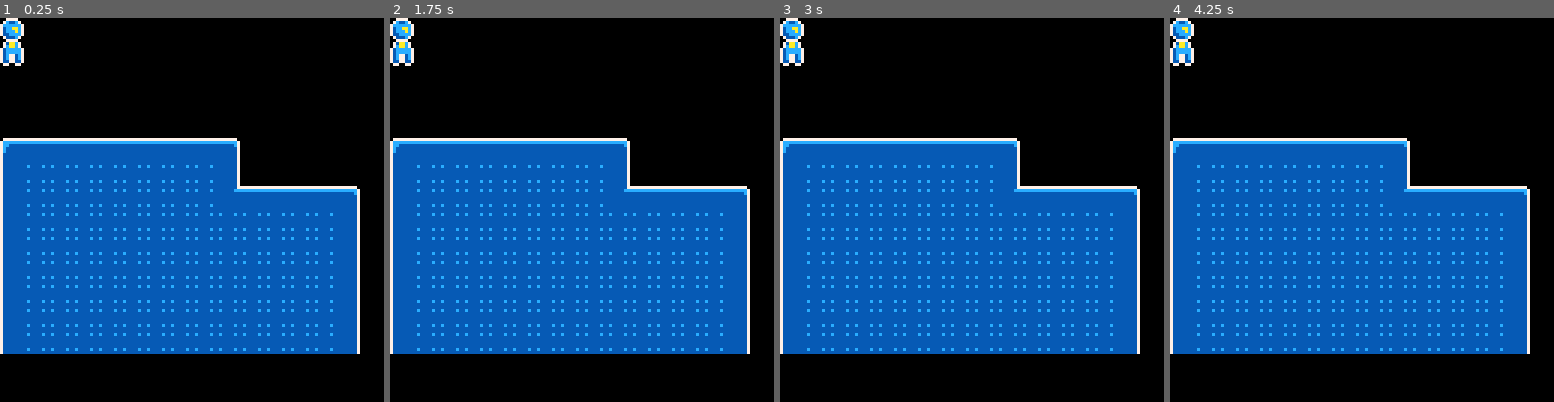
Above: before the commit, frames 1-4 (left to right).
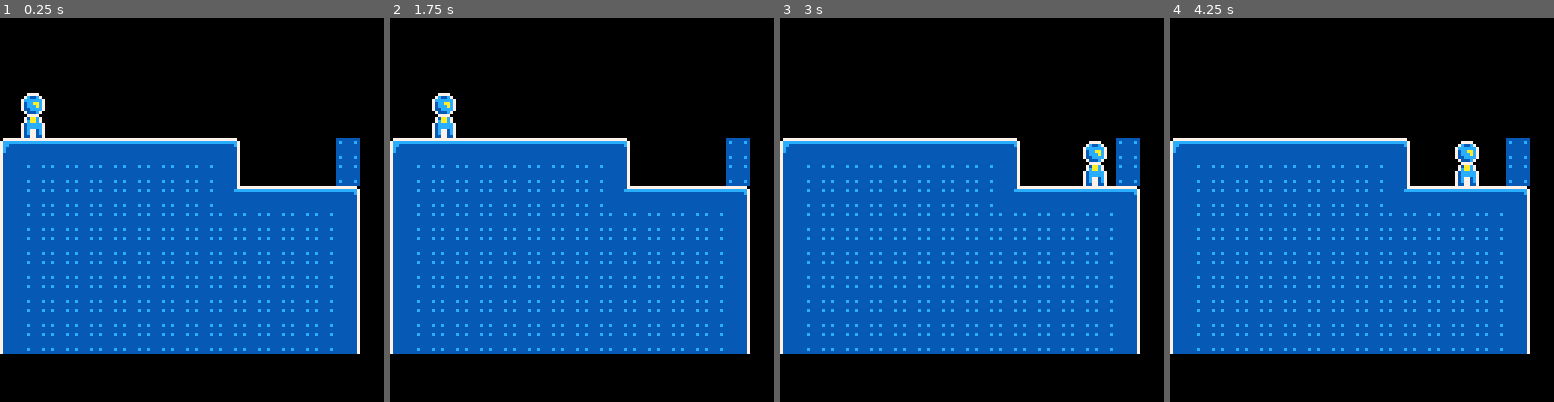
Above: after the commit, the same moments.

Repository: m-r-hunt/Pico-8-Carts
Game: PICO-8 cartridge mj73/mj73.p8
Same seed, same stepped clock (60 frames per second), same inputs: the game is played once before the commit and once after it.
Inputs:
- Up to frame 1 (0.25 s): no input
- Up to frame 2 (1.75 s): hold Right from 1.6 s (still down)
- Up to frame 3 (3 s): release Right at 2.1 s; hold Up 2.15-2.42 s; hold Right from 2.47 s (still down)
- Up to frame 4 (4.25 s): release Right at 3.03 s; hold Left 3.08-3.58 s; hold Right from 4.02 s (still down)

The runs differ from the first frame. In frame 1, 2.1% of the frame differs, in the area x 0-94%, y 0-44%; in frame 2, 2.1%; in frame 3, 2.1%; in frame 4, 2.1%.

Commit message:
MJ37: Initial platforming code mostly working..?

Diff:
--- a/mj73/mj73.lua
+++ b/mj73/mj73.lua
@@ -78,23 +78,67 @@
 	draw="function",
 }
 
+function simulate_actor(a)
+	actor(a)
+	struck=false
+	if (a.dy>0) then
+		local target_y=a.y+a.h+a.dy
+		if fget(mget(a.x,target_y),0) or fget(mget(a.x+a.w,target_y),0) then
+			a.y=flr(target_y)-a.h-1/8
+			a.dy=0
+		else
+			a.y+=a.dy
+		end
+	end
+	if (a.dy<0) then
+		local target_y=a.y+a.dy
+		if fget(mget(a.x,target_y),0) or fget(mget(a.x+a.w,target_y),0) then
+			a.y=ceil(target_y)+1/8
+			a.dy=0
+		else
+			a.y+=a.dy
+		end
+	end
+	if (a.dx>0) then
+		local target_x=a.x+a.w+a.dx
+		if fget(mget(target_x,a.y),0) or fget(mget(target_x,a.y+a.h),0) then
+			a.x=flr(target_x)-a.w-1/8
+			a.dx=0
+		else
+			a.x+=a.dx
+		end
+	end
+	if (a.dx<0) then
+		local target_x=a.x+a.dx
+		if fget(mget(target_x,a.y),0) or fget(mget(target_x,a.y+a.h),0) then
+			a.x=ceil(target_x)
+			a.dx=0
+		else
+			a.x+=a.dx
+		end
+	end
+end
+
 sprite_anim=class{
 	base=0,
 	frames=0,
 	w=1,
 	h=1,
 }
-function sprite_anim:draw(x,y)
-	spr(self.base,x*8,y*8,self.w,self.h)
+function sprite_anim:draw(x,y,flipx)
+	spr(self.base,flr(x*8),flr(y*8),self.w,self.h,flipx)
 end
 
 player=class{
-	x=0,
+	x=1,
 	y=0,
 	dx=0,
 	dy=0,
-	w=6,
-	h=12,
+	w=5/8,
+	h=12/8,
+	oy=-2/8,
+	ox=-1/8,
+	flipx=false
 }
 function player:construct()
 	self.anim=sprite_anim()
@@ -103,9 +147,30 @@
 	self.anim.frames=4
 end
 function player:update()
+	self.dy+=1/8
+	if btn(0) then
+		self.dx+=-0.1
+		self.flipx=true
+	elseif btn(1) then
+		self.dx+=0.1
+		self.flipx=false
+	else
+		if abs(self.dx)<=0.05 then
+			self.dx=0
+		else
+			self.dx+=-0.05*sgn(self.dx)
+		end
+	end
+	if (btnp(2)) self.dy=-1
+	self.dx=mid(-3/8,self.dx,3/8)
+	self.dy=mid(-1,self.dy,1)
+	simulate_actor(self)
 end
 function player:draw()
-	self.anim:draw(self.x,self.y)
+	self.anim:draw(self.x+self.ox,self.y+self.oy,self.flipx)
+	--rectfill((self.x)*8,(self.y)*8,(self.x+self.w)*8,(self.y+self.h)*8,8)
+	--print(self.x)
+	--print(self.y)
 end
 actor(player)
 
--- a/mj73/mj73.p8
+++ b/mj73/mj73.p8
@@ -60,14 +60,17 @@
 32111111111111111111122300000000000000000000000000000000000000000000000000000000000000000000000000000000000000000000000000000000
 32222222222222222222222300000000000000000000000000000000000000000000000000000000000000000000000000000000000000000000000000000000
 03333333333333333333333000000000000000000000000000000000000000000000000000000000000000000000000000000000000000000000000000000000
+__gff__
+0000000000000000000000000000000000000000000000000000000000000000000000000000000000000000000000000000000000000000000000000000000001010101010000000000000000000000010101010100000000000000000000000101010000000000000000000000000000000000000000000000000000000000
+0000000000000000000000000000000000000000000000000000000000000000000000000000000000000000000000000000000000000000000000000000000000000000000000000000000000000000000000000000000000000000000000000000000000000000000000000000000000000000000000000000000000000000
 __map__
 0000000000000000000000000000000000000000000000000000000000000000000000000000000000000000000000000000000000000000000000000000000000000000000000000000000000000000000000000000000000000000000000000000000000000000000000000000000000000000000000000000000000000000
 0000000000000000000000000000000000000000000000000000000000000000000000000000000000000000000000000000000000000000000000000000000000000000000000000000000000000000000000000000000000000000000000000000000000000000000000000000000000000000000000000000000000000000
 0000000000000000000000000000000000000000000000000000000000000000000000000000000000000000000000000000000000000000000000000000000000000000000000000000000000000000000000000000000000000000000000000000000000000000000000000000000000000000000000000000000000000000
 0000000000000000000000000000000000000000000000000000000000000000000000000000000000000000000000000000000000000000000000000000000000000000000000000000000000000000000000000000000000000000000000000000000000000000000000000000000000000000000000000000000000000000
 0000000000000000000000000000000000000000000000000000000000000000000000000000000000000000000000000000000000000000000000000000000000000000000000000000000000000000000000000000000000000000000000000000000000000000000000000000000000000000000000000000000000000000
-4041414141414141414200000000000000000000000000000000000000000000000000000000000000000000000000000000000000000000000000000000000000000000000000000000000000000000000000000000000000000000000000000000000000000000000000000000000000000000000000000000000000000000
-5051515151515151515200000000000000000000000000000000000000000000000000000000000000000000000000000000000000000000000000000000000000000000000000000000000000000000000000000000000000000000000000000000000000000000000000000000000000000000000000000000000000000000
+4041414141414141414200000000510000000000000000000000000000000000000000000000000000000000000000000000000000000000000000000000000000000000000000000000000000000000000000000000000000000000000000000000000000000000000000000000000000000000000000000000000000000000
+5051515151515151515200000000510000000000000000000000000000000000000000000000000000000000000000000000000000000000000000000000000000000000000000000000000000000000000000000000000000000000000000000000000000000000000000000000000000000000000000000000000000000000
 5051515151515151515341414141420000000000000000000000000000000000000000000000000000000000000000000000000000000000000000000000000000000000000000000000000000000000000000000000000000000000000000000000000000000000000000000000000000000000000000000000000000000000
 5051515151515151515151515151520000000000000000000000000000000000000000000000000000000000000000000000000000000000000000000000000000000000000000000000000000000000000000000000000000000000000000000000000000000000000000000000000000000000000000000000000000000000
 5051515151515151515151515151520000000000000000000000000000000000000000000000000000000000000000000000000000000000000000000000000000000000000000000000000000000000000000000000000000000000000000000000000000000000000000000000000000000000000000000000000000000000
Not shown, changed: the sound effects (__sfx__) section of mj73/mj73.p8
